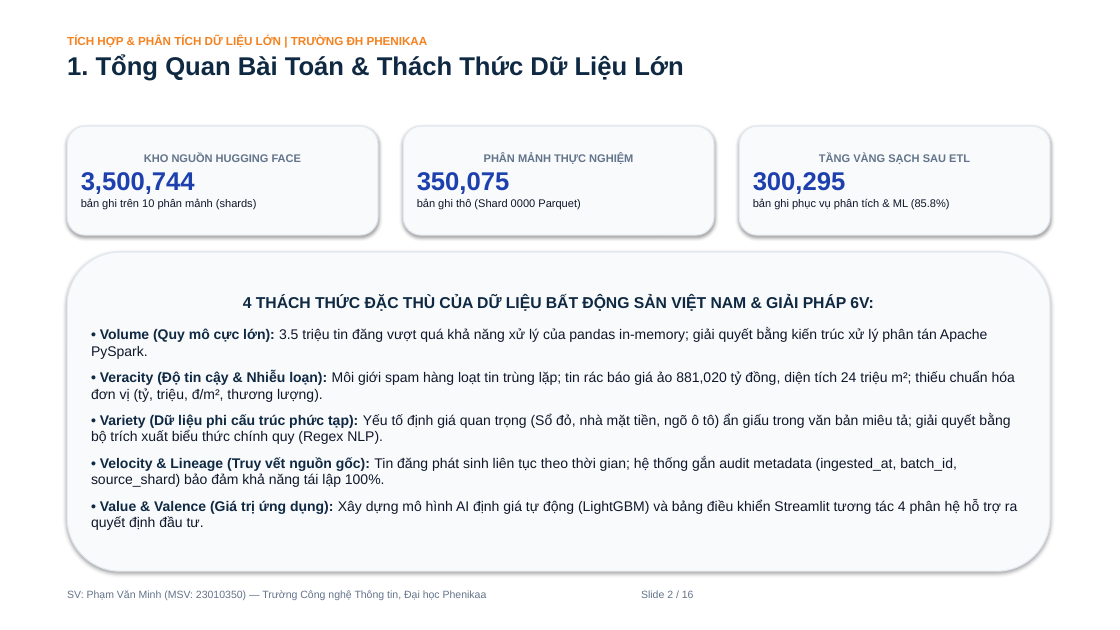
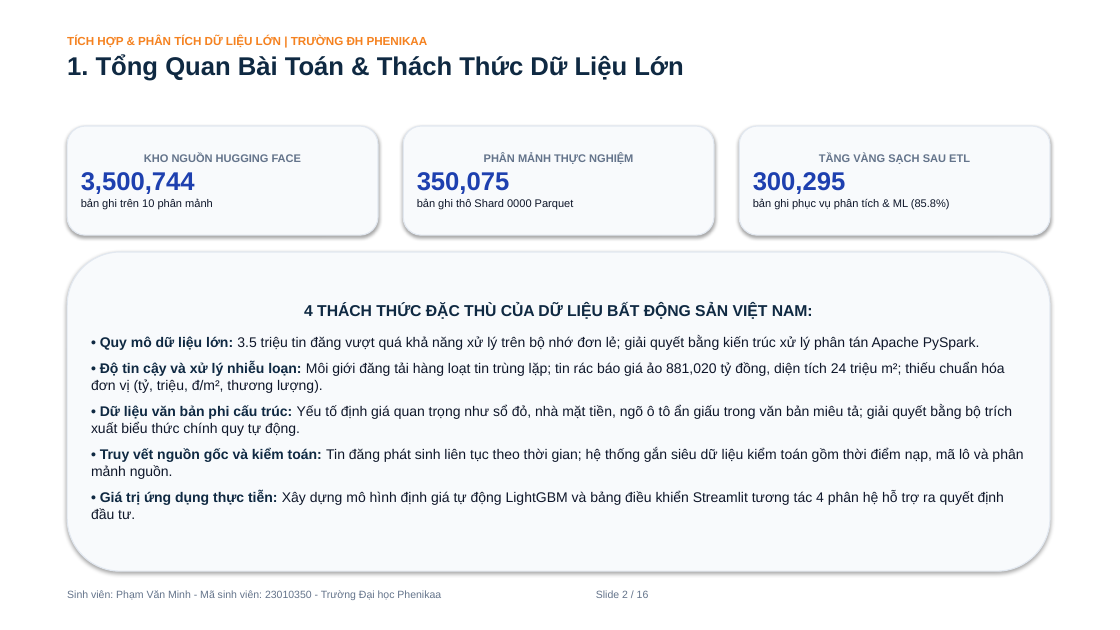
Before and after one commit to PVM-05/House-Prediction, a slide deck: slide 2 of docs/Slide_Bao_Ve_Du_An_House_Prediction.pptx. Drawn at 1120x630 pixels with LibreOffice and Linux fonts; fonts in the diff are those of the drawing. Boxes give left, top, right and bottom in pixels: in the first picture for what was removed or moved away, otherwise in the second. Text is boxed around its words. In the diff, an @@ line names an element or a change of style, - is before the commit and + after.

```diff
--- a/docs/Slide_Bao_Ve_Du_An_House_Prediction.pptx
+++ b/docs/Slide_Bao_Ve_Du_An_House_Prediction.pptx
@@ text in rounded rectangle at [81,198,213,209]: text changed @@
-bản ghi trên 10 phân mảnh (shards)
+bản ghi trên 10 phân mảnh
@@ text in rounded rectangle at [417,198,574,209]: text changed @@
-bản ghi thô (Shard 0000 Parquet)
+bản ghi thô Shard 0000 Parquet
@@ text in rounded rectangle at [91,303,1023,519]: text changed @@
-4 THÁCH THỨC ĐẶC THÙ CỦA DỮ LIỆU BẤT ĐỘNG SẢN VIỆT NAM & GIẢI PHÁP 6V:
-• Volume (Quy mô cực lớn): 3.5 triệu tin đăng vượt quá khả năng xử lý của pandas in-memory; giải quyết bằng kiến trúc xử lý phân tán Apache PySpark.
-• Veracity (Độ tin cậy & Nhiễu loạn): Môi giới spam hàng loạt tin trùng lặp; tin rác báo giá ảo 881,020 tỷ đồng, diện tích 24 triệu m²; thiếu chuẩn hóa đơn vị (tỷ, triệu, đ/m², thương lượng).
-• Variety (Dữ liệu phi cấu trúc phức tạp): Yếu tố định giá quan trọng (Sổ đỏ, nhà mặt tiền, ngõ ô tô) ẩn giấu trong văn bản miêu tả; giải quyết bằng bộ trích xuất biểu thức chính quy (Regex NLP).
-• Velocity & Lineage (Truy vết nguồn gốc): Tin đăng phát sinh liên tục theo thời gian; hệ thống gắn audit metadata (ingested_at, batch_id, source_shard) bảo đảm khả năng tái lập 100%.
-• Value & Valence (Giá trị ứng dụng): Xây dựng mô hình AI định giá tự động (LightGBM) và bảng điều khiển Streamlit tương tác 4 phân hệ hỗ trợ ra quyết định đầu tư.
+4 THÁCH THỨC ĐẶC THÙ CỦA DỮ LIỆU BẤT ĐỘNG SẢN VIỆT NAM:
+• Quy mô dữ liệu lớn: 3.5 triệu tin đăng vượt quá khả năng xử lý trên bộ nhớ đơn lẻ; giải quyết bằng kiến trúc xử lý phân tán Apache PySpark.
+• Độ tin cậy và xử lý nhiễu loạn: Môi giới đăng tải hàng loạt tin trùng lặp; tin rác báo giá ảo 881,020 tỷ đồng, diện tích 24 triệu m²; thiếu chuẩn hóa đơn vị (tỷ, triệu, đ/m², thương lượng).
+• Dữ liệu văn bản phi cấu trúc: Yếu tố định giá quan trọng như sổ đỏ, nhà mặt tiền, ngõ ô tô ẩn giấu trong văn bản miêu tả; giải quyết bằng bộ trích xuất biểu thức chính quy tự động.
+• Truy vết nguồn gốc và kiểm toán: Tin đăng phát sinh liên tục theo thời gian; hệ thống gắn siêu dữ liệu kiểm toán gồm thời điểm nạp, mã lô và phân mảnh nguồn.
+• Giá trị ứng dụng thực tiễn: Xây dựng mô hình định giá tự động LightGBM và bảng điều khiển Streamlit tương tác 4 phân hệ hỗ trợ ra quyết định đầu tư.
@@ text at [67,590,649,600]: text changed @@
-SV: Phạm Văn Minh (MSV: 23010350) — Trường Công nghệ Thông tin, Đại học Phenikaa Slide 2 / 16
+Sinh viên: Phạm Văn Minh - Mã sinh viên: 23010350 - Trường Đại học Phenikaa Slide 2 / 16
```
Also in this commit, not shown: 15 other slides changed, 19 other files.
